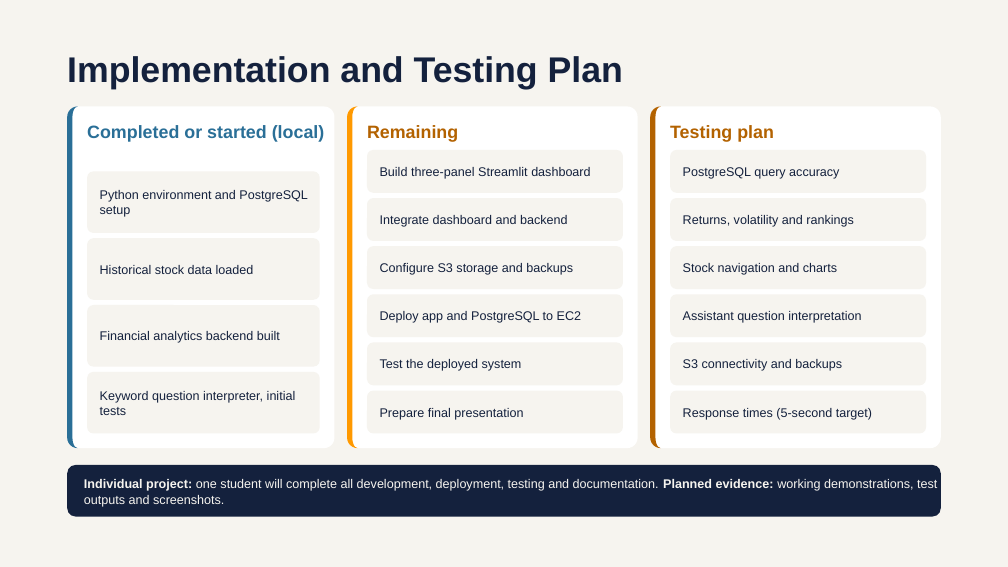
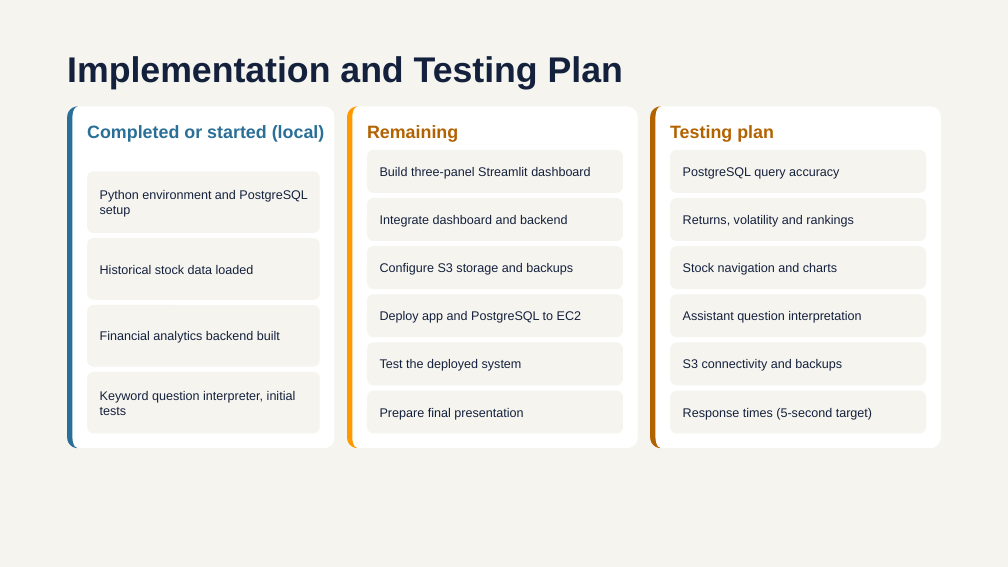
Before and after one commit to sutomuz/Nguyen-Johnathan-Stock-Market-Dashboard, a slide deck: slide 8 of Proposal/CTS2375_Proposal_Nguyen.pptx. Drawn at 1008x567 pixels with LibreOffice and Linux fonts; fonts in the diff are those of the drawing. Boxes give left, top, right and bottom in pixels: in the first picture for what was removed or moved away, otherwise in the second. Text is boxed around its words. In the diff, an @@ line names an element or a change of style, - is before the commit and + after.

```diff
--- a/Proposal/CTS2375_Proposal_Nguyen.pptx
+++ b/Proposal/CTS2375_Proposal_Nguyen.pptx
@@ rounded rectangle removed at (67,465,941,516) @@
-Individual project: one student will complete all development, deployment, testing and documentation. Planned evidence: working demonstrations, test outputs and screenshots.
```
Also in this commit, not shown: 6 other slides changed.
